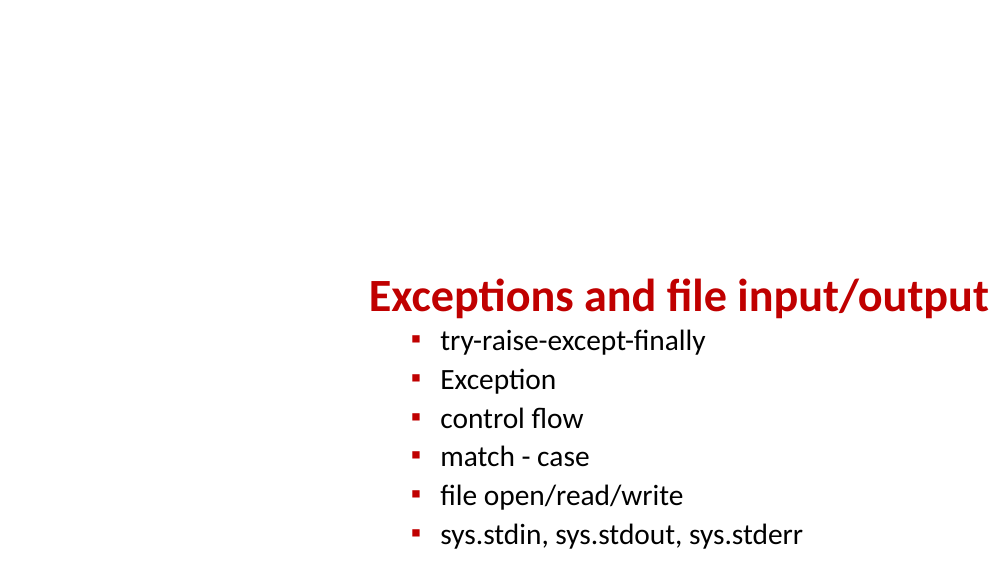
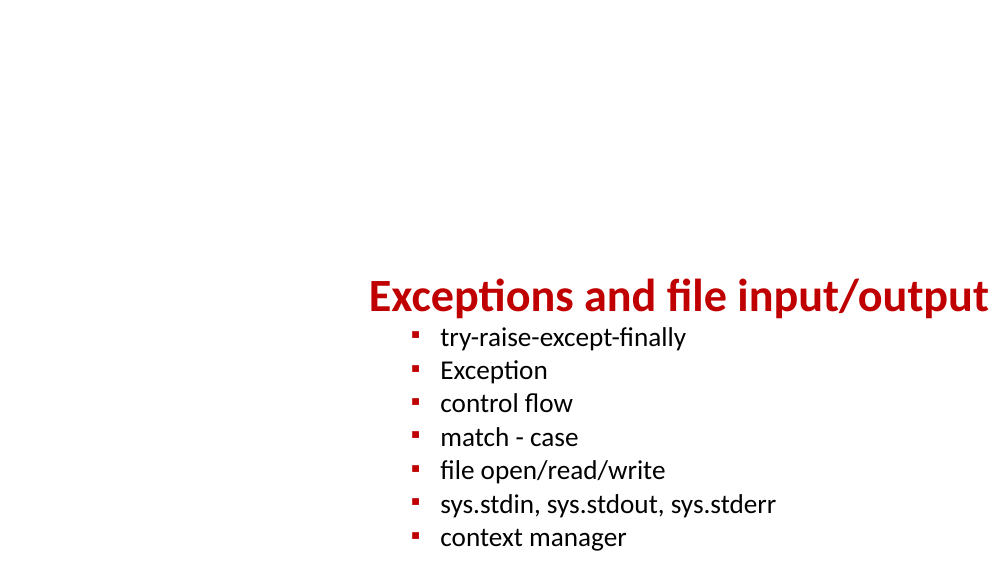
Before and after one commit to gsbrodal/gsbrodal.github.io, a slide deck: slide 1 of ipsa/slides/exceptions.pptx. Drawn at 1008x567 pixels with LibreOffice and Linux fonts; fonts in the diff are those of the drawing. Boxes give left, top, right and bottom in pixels: in the first picture for what was removed or moved away, otherwise in the second. Text is boxed around its words. In the diff, an @@ line names an element or a change of style, - is before the commit and + after.

Commit message:
exception slides updated

```diff
--- a/ipsa/slides/exceptions.pptx
+++ b/ipsa/slides/exceptions.pptx
@@ text at (440,327,777,518): size 28 to 25.9 pt in "try-raise-except-finally", "Exception", "control flow", "match - case" and 2 more places; line spacing 0.8 to 0.7 @@
@@ text at (440,528,627,551): paragraph added @@
+▪ context manager
```
Also in this commit, not shown: 4 other slides changed, 4 other files.
